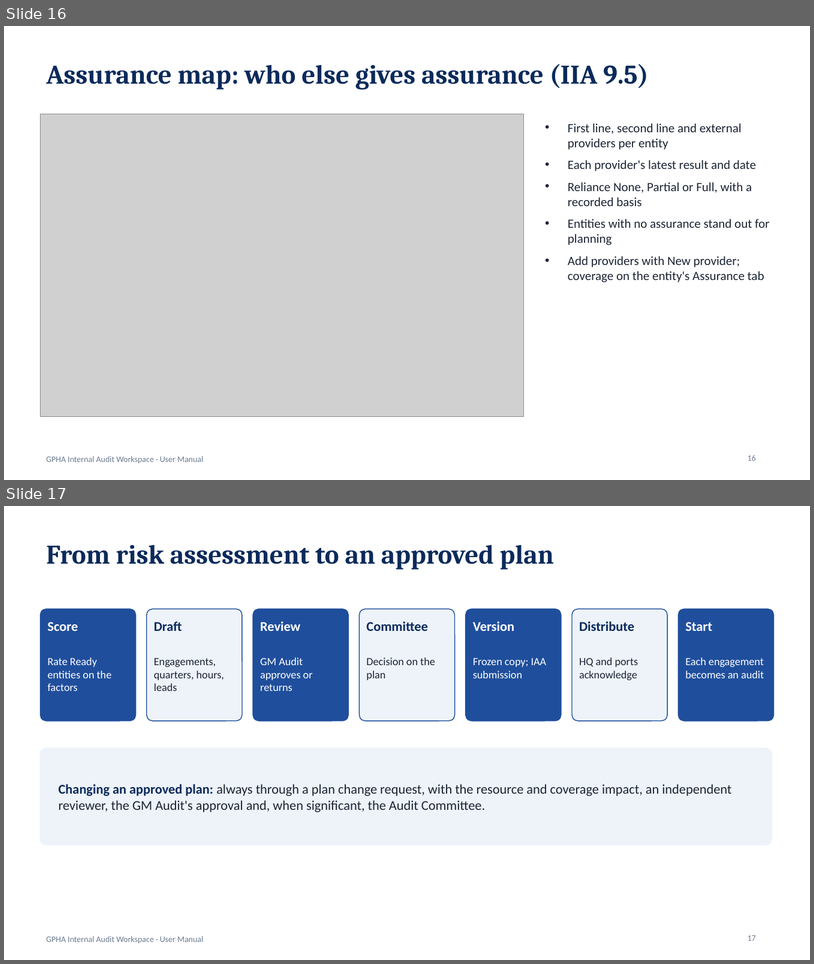
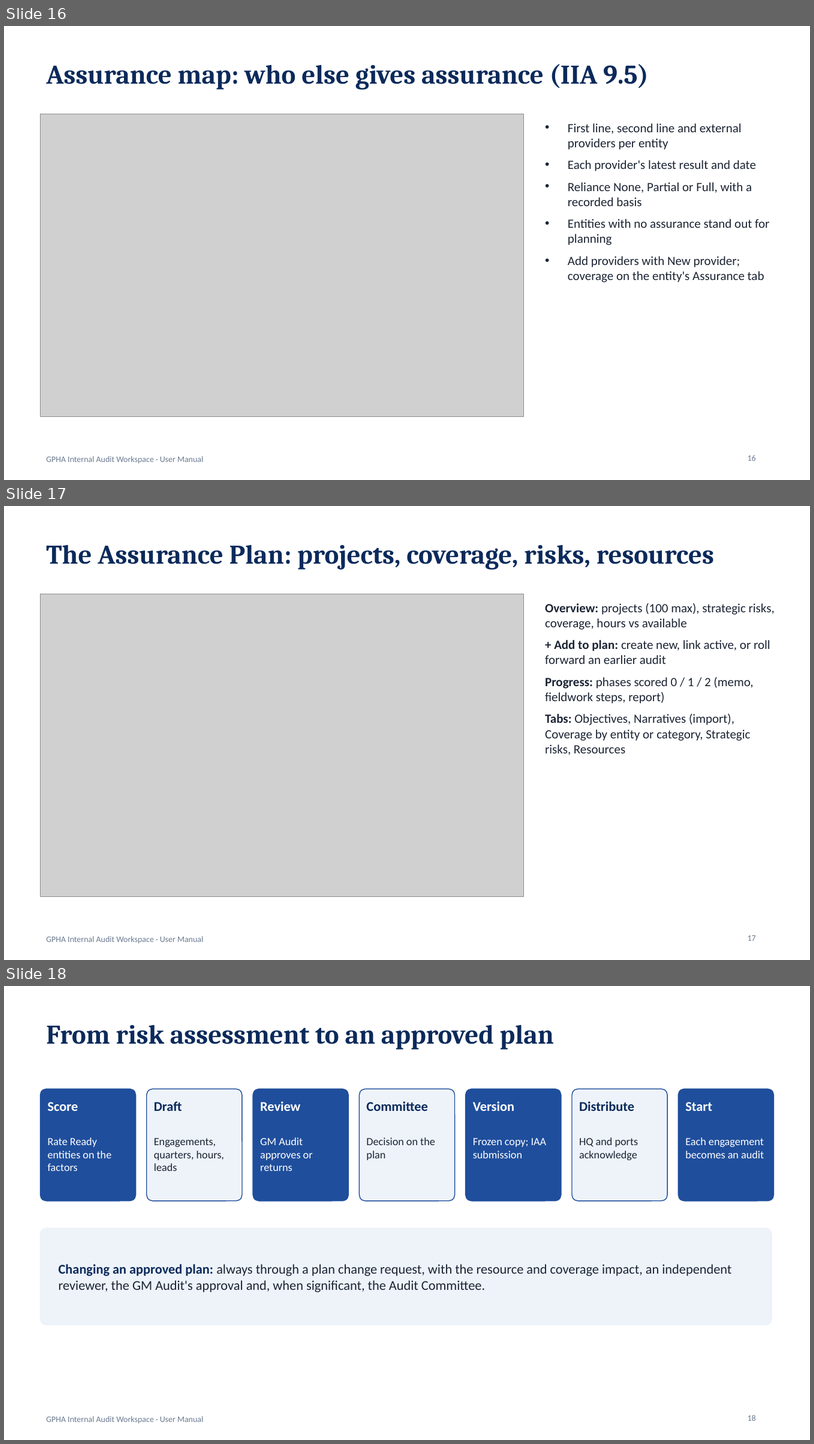
Before and after one commit to kotcdw/GPHAIAWORKSPACE, a slide deck: docs/Usermanual.pptx. Shown one above the other, each under a label of ours: slides 16 and 17 before the commit, slides 16, 17 and 18 after it. The pictures are 814x964 and 814x1444 pixels, drawn with LibreOffice and Linux fonts; fonts in the diff are those of the drawing; grey boxes stand for pictures. Boxes give left, top, right and bottom in pixels: in the first picture for what was removed or moved away, otherwise in the second. Text is boxed around its words. In the diff, an @@ line names an element or a change of style, - is before the commit and + after.

```diff
--- a/docs/Usermanual.pptx
+++ b/docs/Usermanual.pptx
@@ slide 17 added at [4, 506, 810, 960], background #FFFFFF; not listed: 1 template element that a slide beside it also shows @@
@@ title added at [46, 545, 714, 570], 32 pt, text #0B2A5B, bold @@
+The Assurance Plan: projects, coverage, risks, resources
@@ picture added at [40, 594, 524, 896] @@
@@ text added at [545, 603, 775, 755], 15 pt, text #1B2433 @@
+• Overview: projects (100 max), strategic risks, coverage, hours vs available
+• + Add to plan: create new, link active, or roll forward an earlier audit
+• Progress: phases scored 0 / 1 / 2 (memo, fieldwork steps, report)
+• Tabs: Objectives, Narratives (import), Coverage by entity or category, Strategic risks, Resources
@@ page number added at [748, 935, 756, 940], 10 pt, text #6B7A90 @@
+17
@@ what was slide 17 is now slide 18 @@
@@ page number at [748, 1414, 756, 1420]: text changed @@
-17
+18
```
Also in this commit, not shown: 25 other files.
